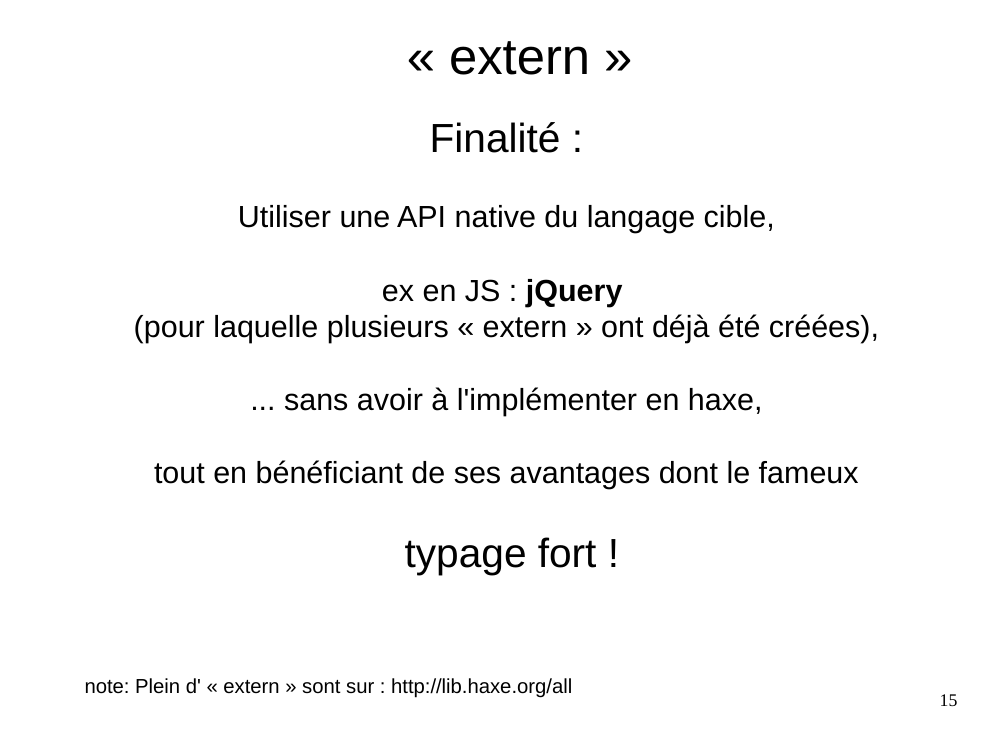
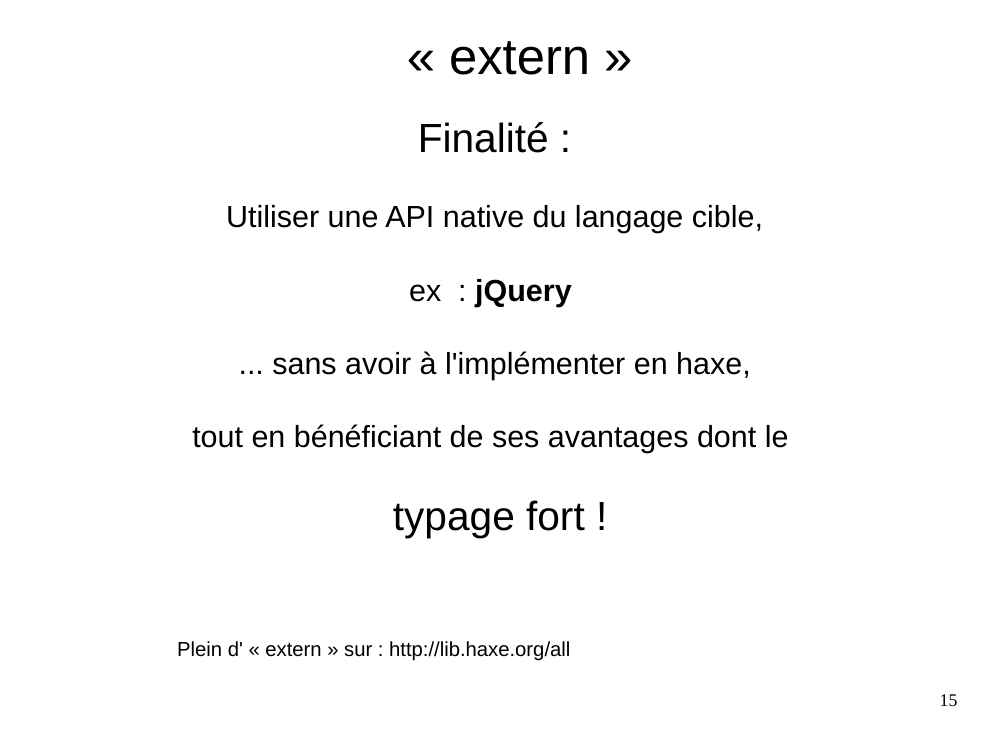
Before and after one commit to flashline/Haxetelier8, a slide deck: slide 15 of odp/haxetelier8.forScreen.odp. Drawn at 1008x756 pixels with LibreOffice and Linux fonts; fonts in the diff are those of the drawing. Boxes give left, top, right and bottom in pixels: in the first picture for what was removed or moved away, otherwise in the second. Text is boxed around its words. In the diff, an @@ line names an element or a change of style, - is before the commit and + after.

```diff
--- a/odp/haxetelier8.forScreen.odp
+++ b/odp/haxetelier8.forScreen.odp
@@ text "Finalité :": place and size @@
-text "Finalité :" at <box>85,122,879,698</box>
+text "Finalité :" at <box>177,122,789,661</box>
@@ text at <box>409,279,571,306</box>: text changed; bold on @@
-ex en JS : jQuery
-(pour laquelle plusieurs « extern » ont déjà été créées),
+ex : jQuery
@@ text at <box>192,424,789,453</box>: text changed @@
-tout en bénéficiant de ses avantages dont le fameux
+tout en bénéficiant de ses avantages dont le
@@ text at <box>177,641,570,661</box>: text changed @@
-note: Plein d' « extern » sont sur : http://lib.haxe.org/all
+Plein d' « extern » sur : http://lib.haxe.org/all
```
Also in this commit, not shown: 1 other slide changed, 7 other files.
